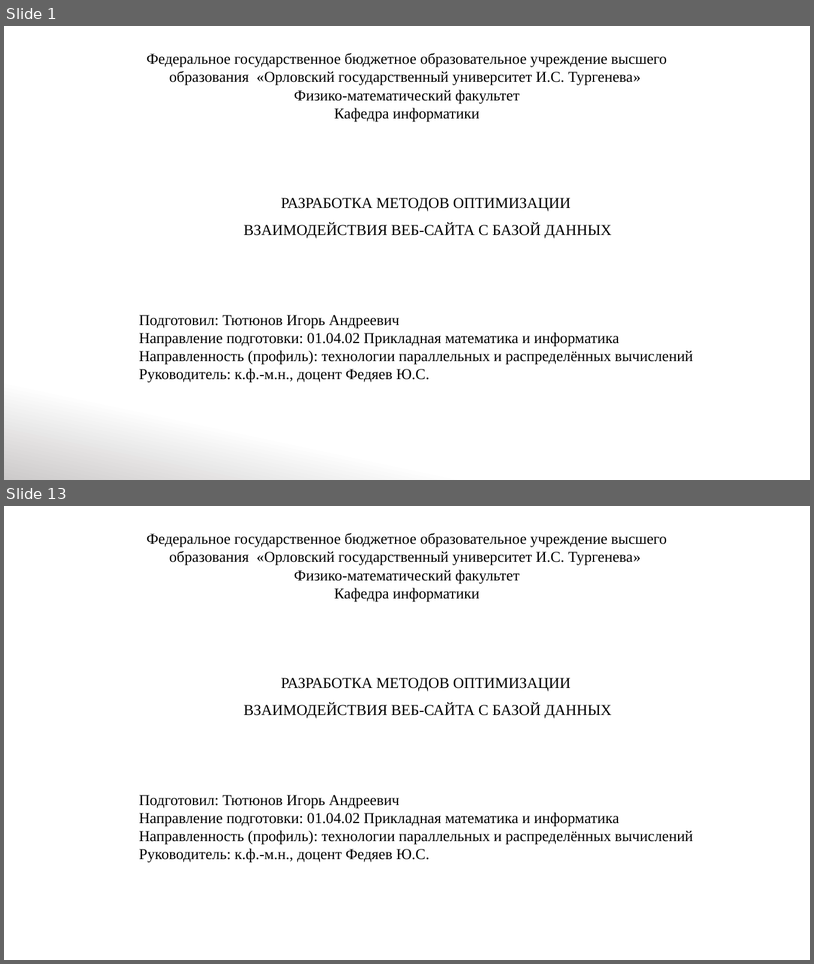
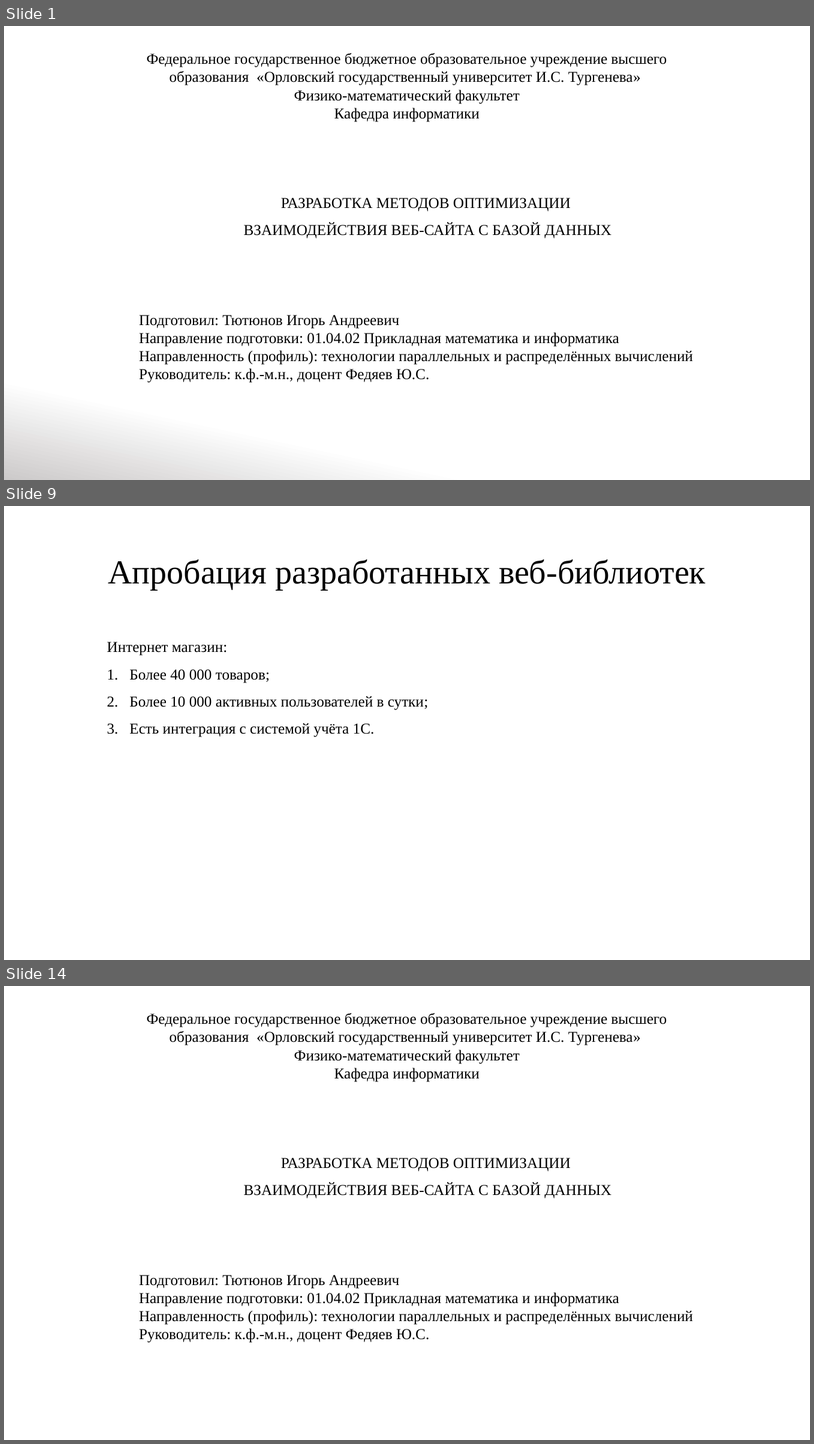
Before and after one commit to IgorTyutyunov/-, a slide deck: ВКР_5.pptx. Shown one above the other, each under a label of ours: slides 1 and 13 before the commit, slides 1, 9 and 14 after it; the slides between them are not shown. The pictures are 814x964 and 814x1444 pixels, drawn with LibreOffice and Linux fonts; fonts in the diff are those of the drawing. Boxes give left, top, right and bottom in pixels: in the first picture for what was removed or moved away, otherwise in the second. Text is boxed around its words. In the diff, an @@ line names an element or a change of style, - is before the commit and + after.

```diff
--- a/ВКР_5.pptx
+++ b/ВКР_5.pptx
@@ slide 9 added at bbox=[4, 506, 810, 960], background #FFFFFF @@
@@ title added at bbox=[108, 559, 706, 590], 40 pt, text #000000 @@
+Апробация разработанных веб-библиотек
@@ text added at bbox=[107, 642, 428, 737], 18 pt, text #000000 @@
+Интернет магазин:
+1. Более 40 000 товаров;
+2. Более 10 000 активных пользователей в сутки;
+3. Есть интеграция с системой учёта 1С.
@@ what was slide 13 is now slide 14 @@
```
Also in this commit, not shown: 8 slides changed, 3 other slides added, 3 slides removed.
